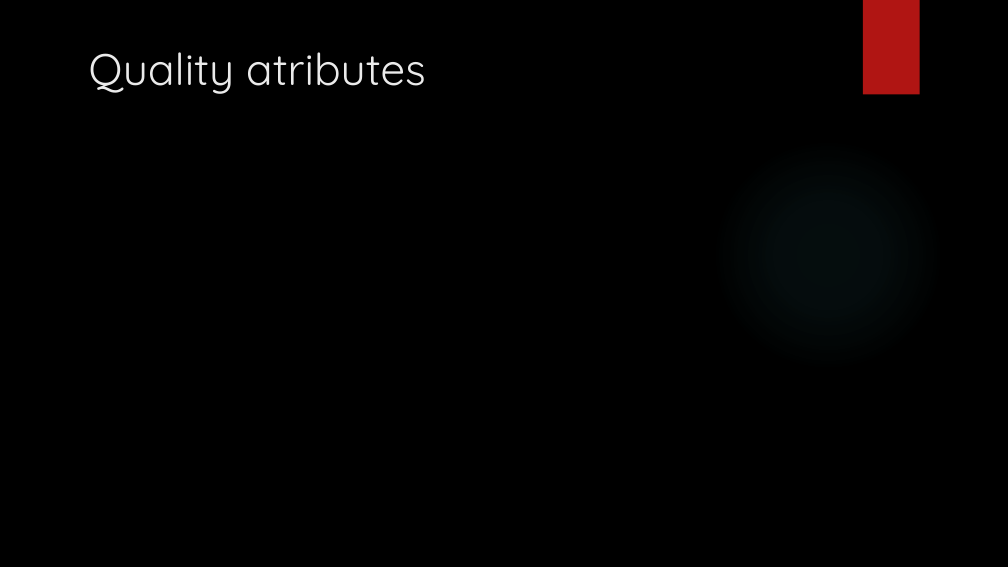
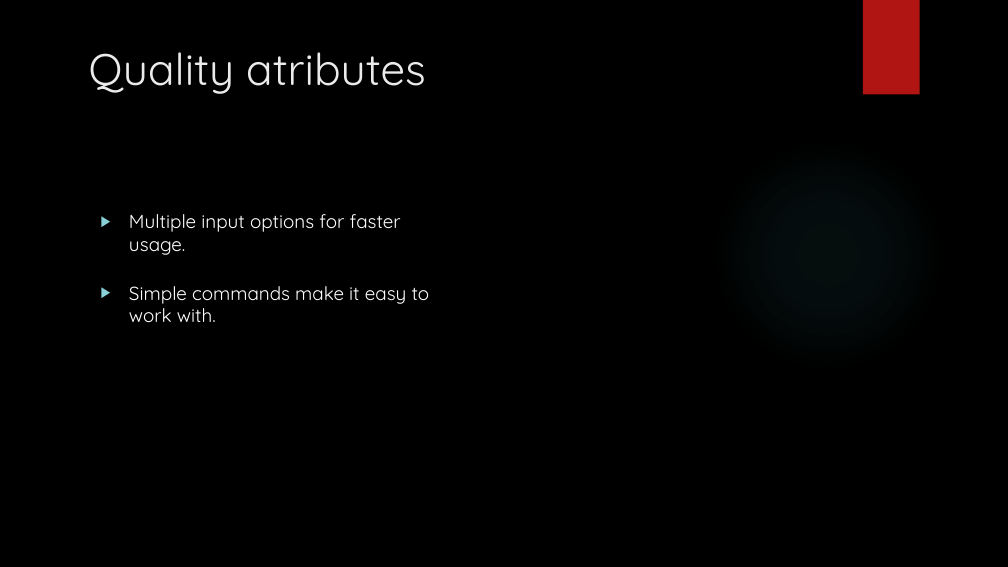
Before and after one commit to Arquisoft/Trivial_i1b, a slide deck: slide 7 of Documentation/Software Architecture.pptx. Drawn at 1008x567 pixels with LibreOffice and Linux fonts; fonts in the diff are those of the drawing; background and template pictures are left out. Boxes give left, top, right and bottom in pixels: in the first picture for what was removed or moved away, otherwise in the second. Text is boxed around its words. In the diff, an @@ line names an element or a change of style, - is before the commit and + after.

Commit message:
Added quality attributes on the slides

```diff
--- a/Documentation/Software Architecture.pptx
+++ b/Documentation/Software Architecture.pptx
@@ text added at (129, 214, 401, 255), 18 pt, text #FFFFFF @@
+▶ Multiple input options for faster usage.
@@ text added at (129, 286, 430, 322), 18 pt, text #FFFFFF @@
+▶ Simple commands make it easy to work with.
```
Also in this commit, not shown: 1 other slide changed, 1 other file.
